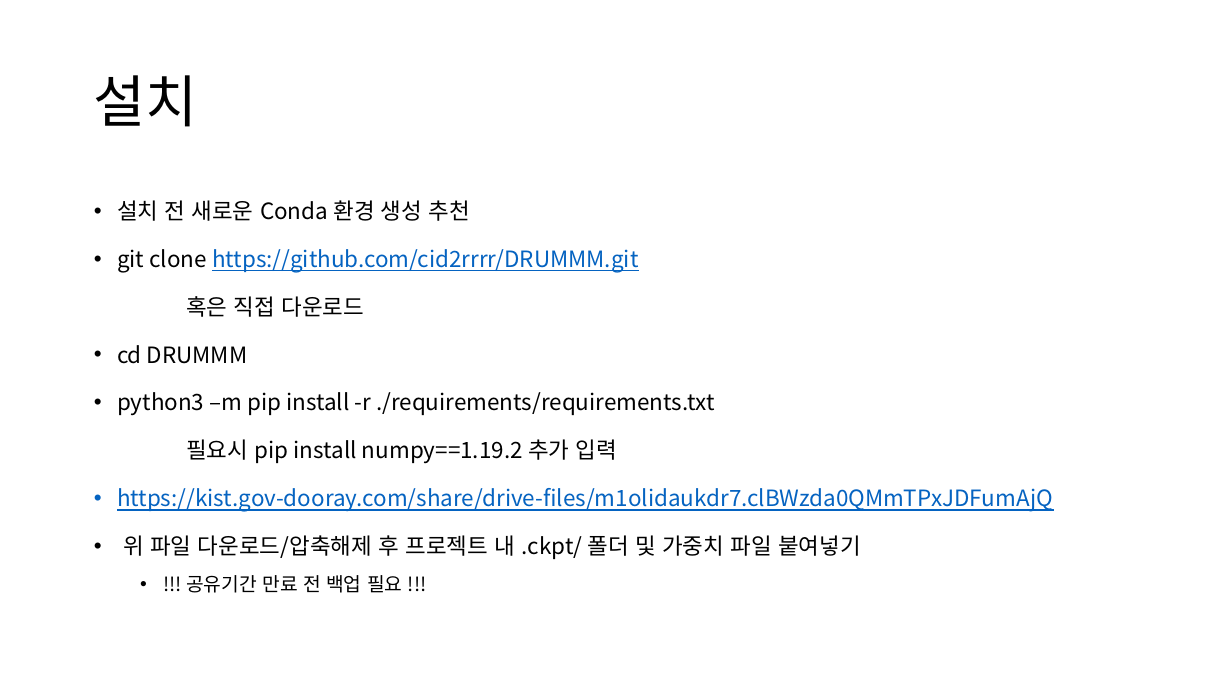
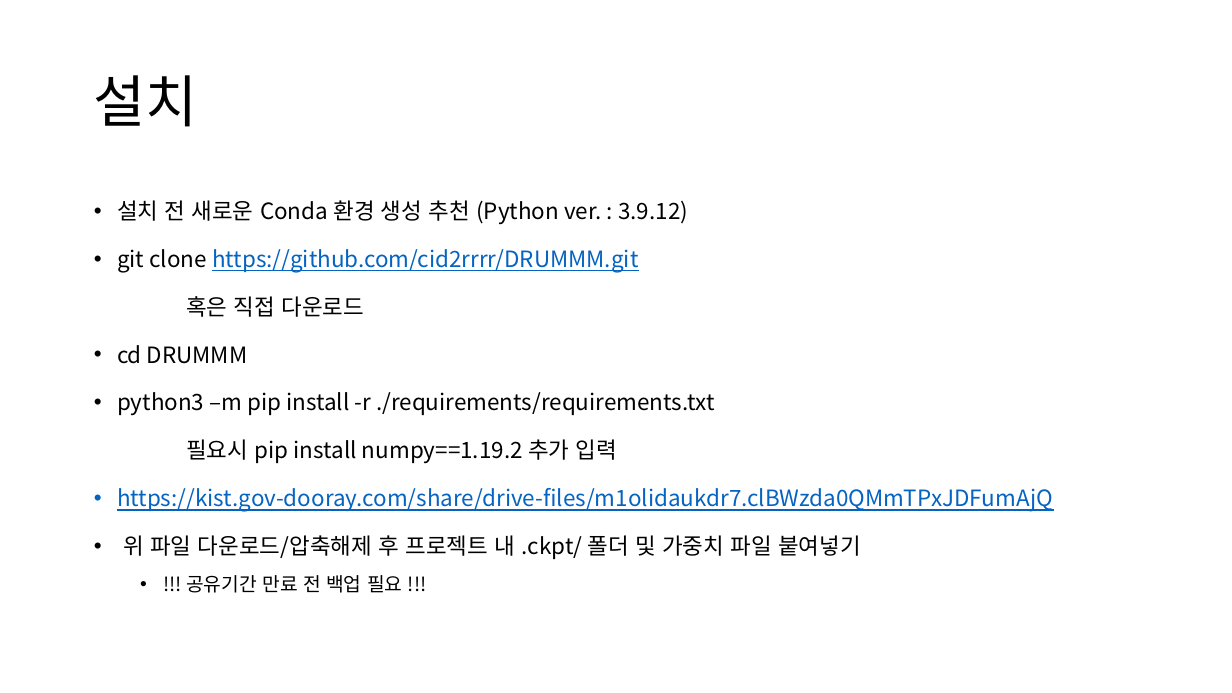
Before and after one commit to cid2rrrr/DRUMMM, a slide deck: slide 2 of 청음지능 인수인계.pptx. Drawn at 1232x693 pixels with LibreOffice and Linux fonts; fonts in the diff are those of the drawing. Boxes give left, top, right and bottom in pixels: in the first picture for what was removed or moved away, otherwise in the second. Text is boxed around its words. In the diff, an @@ line names an element or a change of style, - is before the commit and + after.

```diff
--- a/청음지능 인수인계.pptx
+++ b/청음지능 인수인계.pptx
@@ text at (117, 200, 688, 225): text changed @@
-• 설치 전 새로운 Conda 환경 생성 추천
+• 설치 전 새로운 Conda 환경 생성 추천 (Python ver. : 3.9.12)
```
Also in this commit, not shown: 2 other files.
